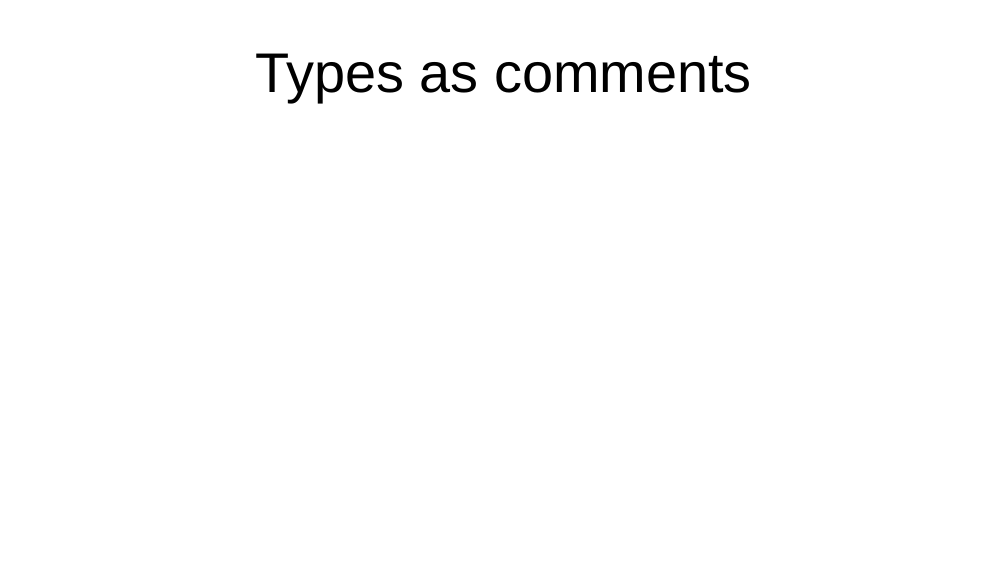
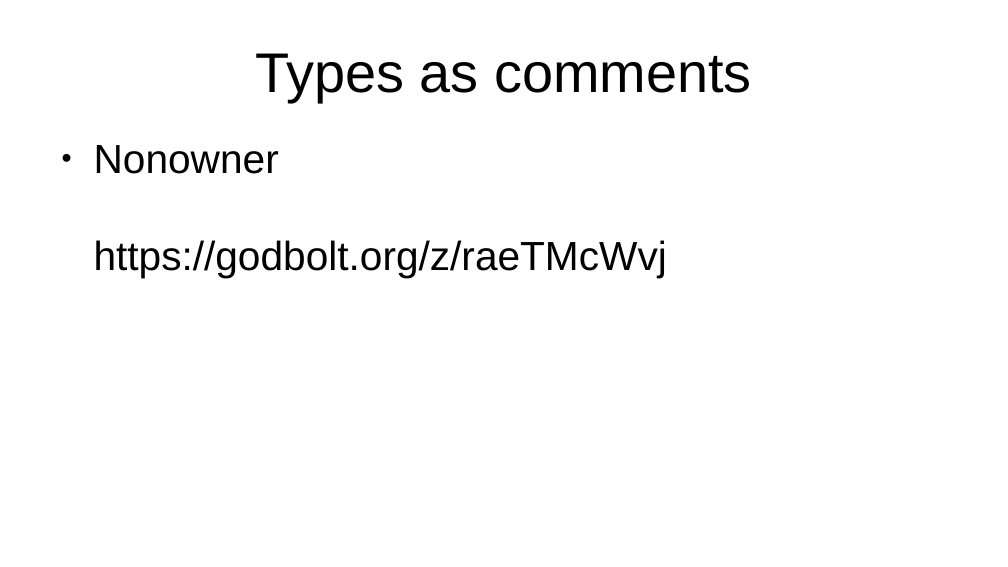
Before and after one commit to marcpawl/nullptr, a slide deck: slide 15 of slideshow.odp (slide 12 before the commit). Drawn at 1008x567 pixels with LibreOffice and Linux fonts; fonts in the diff are those of the drawing. Boxes give left, top, right and bottom in pixels: in the first picture for what was removed or moved away, otherwise in the second. Text is boxed around its words. In the diff, an @@ line names an element or a change of style, - is before the commit and + after.

```diff
--- a/slideshow.odp
+++ b/slideshow.odp
@@ text added at [94,145,667,278], 32 pt, text #000000 @@
+● Nonowner
+  https://godbolt.org/z/raeTMcWvj
```
Also in this commit, not shown: 5 other slides changed, 7 slides added, 1 slide removed.
